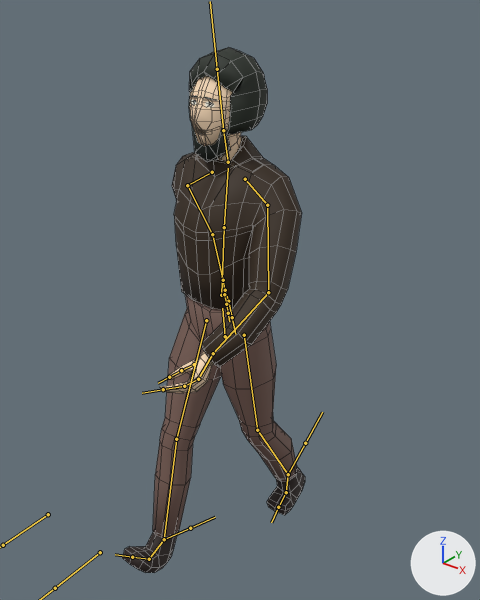
What one commit did to the FBX model Arkania/Assets/DungeonCharacters/simple_villager/villager_toanimate_055.fbx.
Camera for both pictures: a 50 mm camera at (1.274, -1.513, 1.931) aimed at (0.006, 0.071, 0.949). Arrows for +X, +Y and +Z are at lower right; the lights stay in place. Both versions are drawn at frame 1 of the action 'Armature|CrazyRun'; the numbers are the values there. The bones that bend it are drawn over the model as lines. Mesh edges are drawn as thin lines.

Objects in the first picture: 'Beard', 'Boots', 'Cube', 'Cube.001', 'Pants', 'Top'.
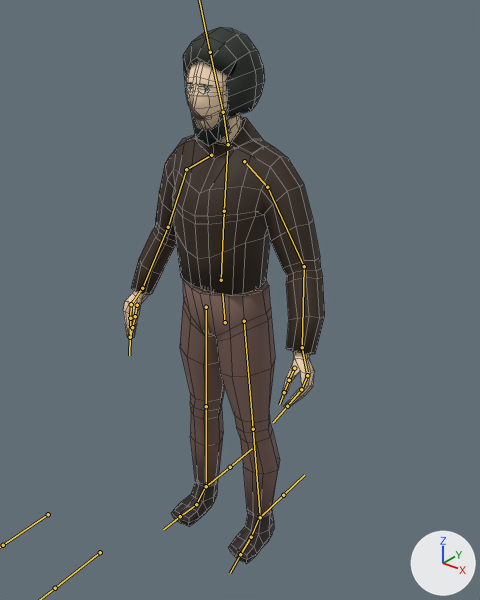
Where the change shows, as pixel boxes [x1, y1, x2, y2] in the pictures (480 x 600 px):
'Top', posed (49% wider): before [172, 135, 302, 367]; after [131, 117, 325, 355]
'Pants', posed (30% narrower): before [153, 295, 297, 538]; after [180, 279, 280, 517]
'Cube', posed: before [160, 76, 242, 393]; after [123, 61, 315, 407]
'Cube.001', posed: before [189, 47, 267, 135]; after [183, 27, 265, 119]
'Boots', posed: before [123, 467, 305, 573]; after [171, 480, 274, 564]
'Beard', posed: before [192, 124, 231, 162]; after [190, 108, 231, 146]
bone 'Hips', root to tip: before (225, 336) to (222, 308); after (225, 322) to (222, 293)
bone 'Head', root to tip: before (223, 130) to (217, 69); after (223, 112) to (210, 52)
bone 'Upper Arm.L', root to tip: before (267, 205) to (268, 292); after (267, 187) to (304, 266)
bone 'Lower Arm.L', root to tip: before (268, 292) to (213, 353); after (304, 266) to (302, 347)
bone 'Upper Arm.R', root to tip: before (187, 185) to (212, 234); after (186, 169) to (168, 227)
bone 'Lower Arm.R', root to tip: before (212, 234) to (223, 280); after (168, 227) to (142, 288)
bone 'Upper Leg.L', root to tip: before (244, 335) to (257, 430); after (244, 321) to (253, 429)
bone 'Lower Leg.L', root to tip: before (257, 430) to (288, 474); after (253, 429) to (260, 516)
bone 'Foot.L', root to tip: before (288, 474) to (286, 492); after (260, 516) to (251, 537)
bone 'Toes.L', root to tip: before (286, 492) to (278, 507); after (251, 537) to (240, 554)
bone 'Upper Leg.R', root to tip: before (206, 320) to (176, 439); after (206, 307) to (206, 406)
bone 'Lower Leg.R', root to tip: before (176, 439) to (164, 539); after (206, 406) to (206, 485)
bone 'Foot.R', root to tip: before (164, 539) to (149, 559); after (206, 485) to (196, 504)
bone 'Toes.R', root to tip: before (149, 559) to (132, 557); after (196, 504) to (180, 516)

The edits, one by one:
Bone 'Hips' (bone_hips) moves from (0.0, -0.046, 0.005) to (0.0, 0.007, -0.001).
Bone 'Head' (bone_head) turns from (-9, 0, 0) to (0, 0, 0) degrees about its own x, y and z.
Bone 'Upper Arm.L' (bone_upper_arm_l) turns from (29, 0, -7) to (0, 0, 0) degrees about its own x, y and z.
Bone 'Lower Arm.L' (bone_lower_arm_l) turns from (1, -5, -21) to (0, 0, 0) degrees about its own x, y and z.
Bone 'Upper Arm.R' (bone_upper_arm_r) turns from (-29, 8, 17) to (0, 0, 0) degrees about its own x, y and z.
Bone 'Lower Arm.R' (bone_lower_arm_r) turns from (-15, 8, -16) to (0, 0, 0) degrees about its own x, y and z.
Bone 'Upper Leg.L' (bone_upper_leg_l) turns from (-8, -2, -3) to (0, -1, 0) degrees about its own x, y and z.
Bone 'Lower Leg.L' (bone_lower_leg_l) turns from (-20, 0, 1) to (1, 0, 0) degrees about its own x, y and z.
Bone 'Foot.L' (bone_foot_l) turns from (-6, 4, 0) to (-1, 0, 0) degrees about its own x, y and z.
Bone 'Toes.L' (bone_toes_l) turns from (20, -14, 28) to (0, 0, 0) degrees about its own x, y and z.
Bone 'Upper Leg.R' (bone_upper_leg_r) turns from (26, 4, 6) to (0, 1, 0) degrees about its own x, y and z.
Bone 'Lower Leg.R' (bone_lower_leg_r) turns from (-9, 0, 0) to (1, 0, 0) degrees about its own x, y and z.
Bone 'Foot.R' (bone_foot_r) turns from (4, -7, 0) to (-1, 0, 0) degrees about its own x, y and z.
Bone 'Toes.R' (bone_toes_r) turns from (19, 8, -19) to (0, 0, 0) degrees about its own x, y and z.
